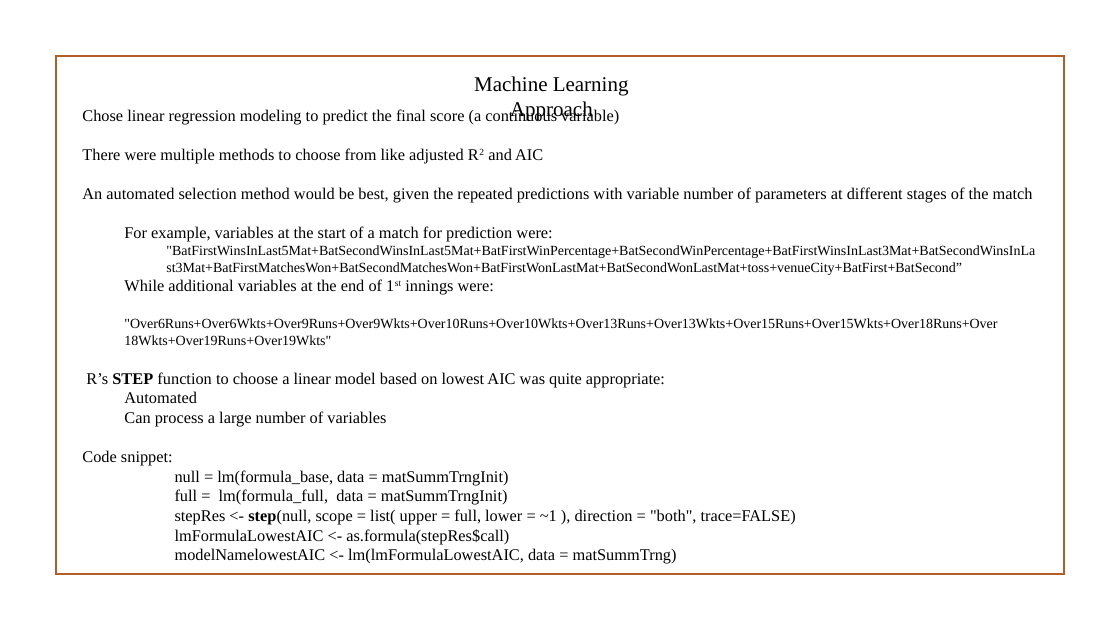
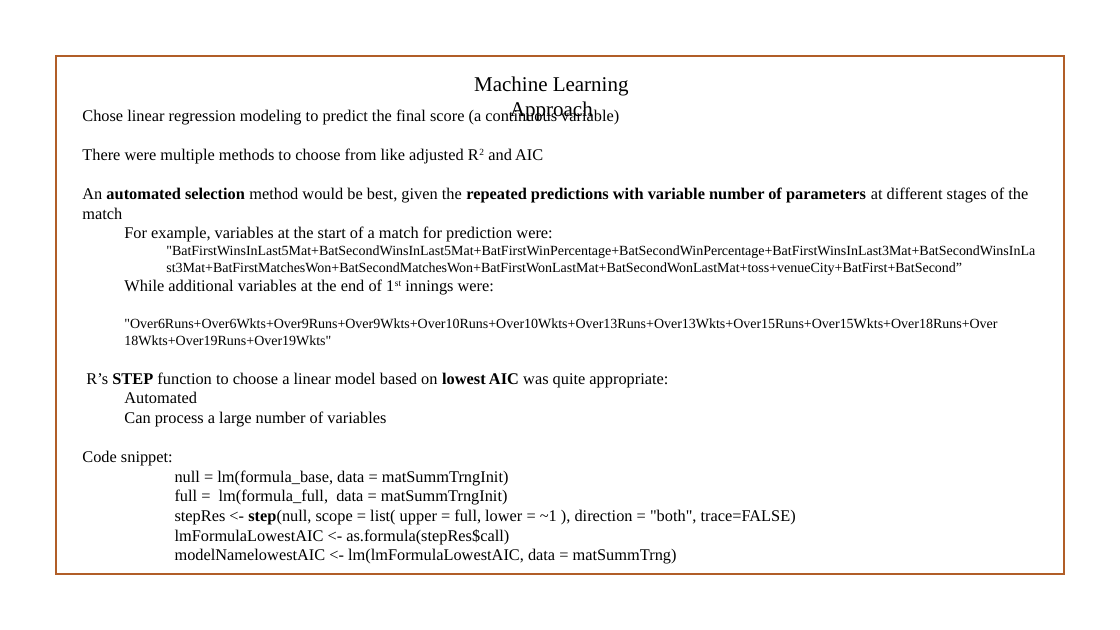
Before and after one commit to asahay001/springboardIntro, a slide deck: slide 13 of CapstoneFinalPresentation_IPLT20CricketPredictions.pptx. Drawn at 1120x630 pixels with LibreOffice and Linux fonts; fonts in the diff are those of the drawing; background and template pictures are left out. Boxes give left, top, right and bottom in pixels: in the first picture for what was removed or moved away, otherwise in the second. Text is boxed around its words. In the diff, an @@ line names an element or a change of style, - is before the commit and + after.

Commit message:
1. Highlighted portions of the deck to cover in presentation 2. Fixed 26th over winner prediction paramaters in Excel

```diff
--- a/CapstoneFinalPresentation_IPLT20CricketPredictions.pptx
+++ b/CapstoneFinalPresentation_IPLT20CricketPredictions.pptx
@@ text at [82, 187, 1028, 388]: bold on in "automated selection repeated predictions with variable numbe ...", "lowest AIC" @@
```
Also in this commit, not shown: 15 other slides changed, 1 slide added, 1 other file.
